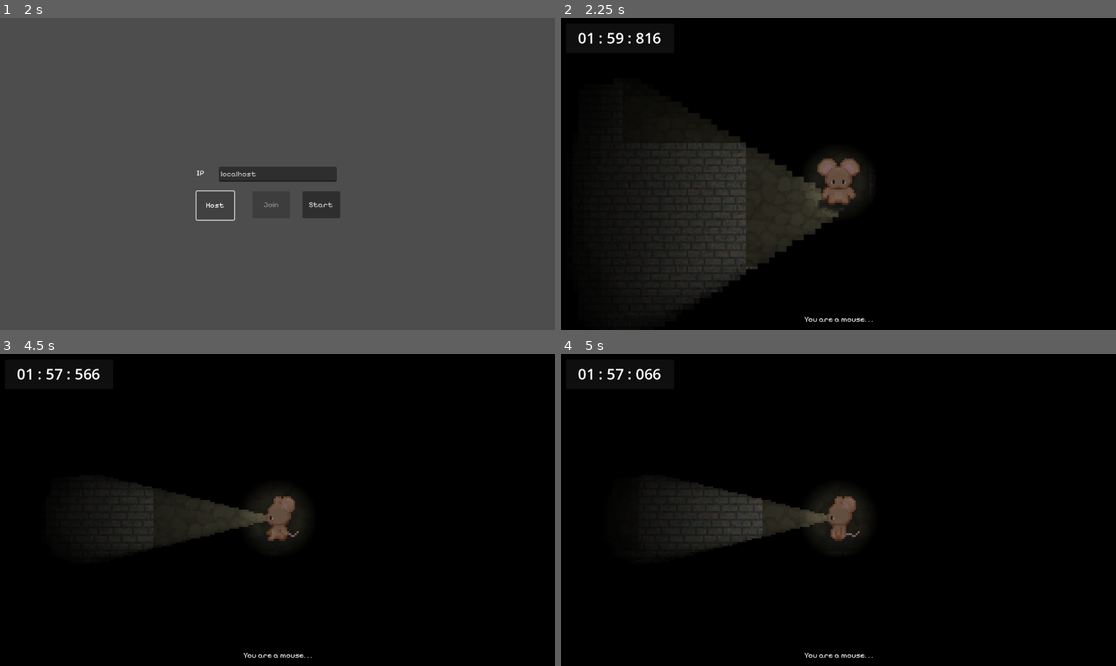
Above: before the commit, frames 1-4 (two rows, left to right).
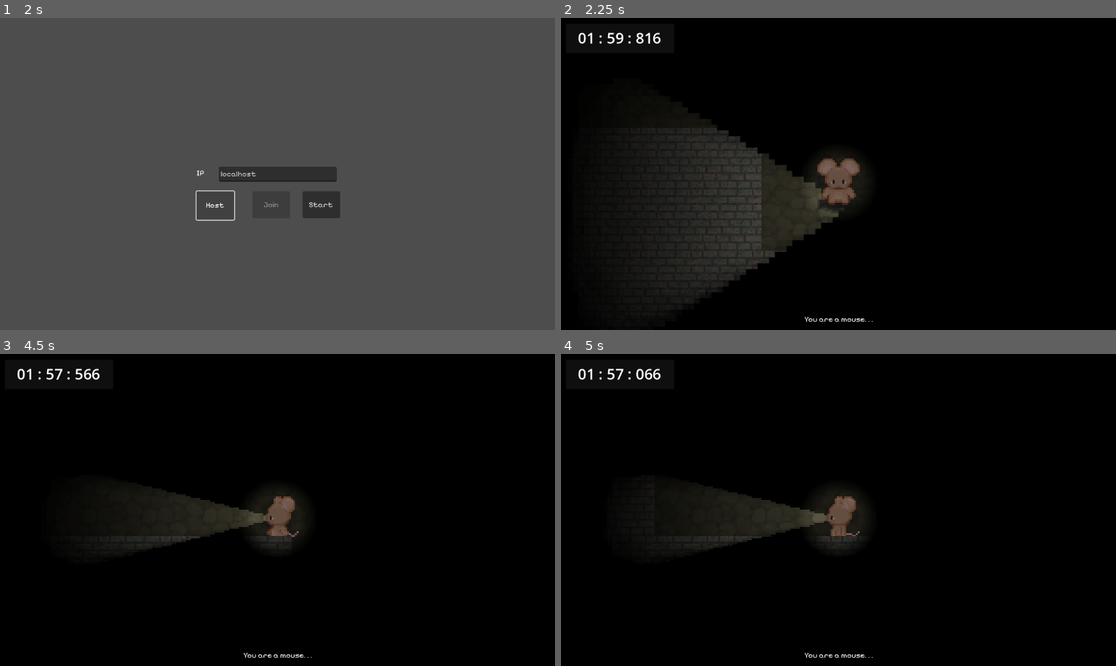
Above: after the commit, the same moments.

Repository: ej31415/Rat
Game: Godot game, scene res://main.tscn
The game is run twice, just before and just after one commit, with the same random seed, the same clock (stepped at 60 frames per second) and the same inputs.
Inputs:
- Up to frame 1 (2 s): tap Enter at 0.5 s; hold W (UP) 0.53-1.25 s; hold X (ATTACK) 0.53-1.25 s; click "Host" at 1.25 s
- Up to frame 2 (2.25 s): click "Start" at 2 s
- Up to frame 3 (4.5 s): hold W (UP) 2.78-3.53 s; tap Shift (SHIFT) at 2.85, 4.35 s; hold X (ATTACK) 3.53-4.28 s; hold A (LEFT) from 3.53 s (still down)
- Up to frame 4 (5 s): keep holding A (LEFT)

Frame 1 is identical in both runs. In frame 2, 0.5% of the frame differs, in the area x 23-39%, y 35-83%; in frame 3, less than 0.1%; in frame 4, 0.4%.

Commit message:
fix inconsistent spawn points across all players

Diff:
--- a/main.gd
+++ b/main.gd
@@ -61,7 +61,7 @@
 		if child.has_method("starter"):
 			child.starter(true_roles)
 			child.visible = true
-			child.position = $Map.get_start_position()
+			child.position = $Map.get_start_position(maze, offset)
 			# spaghetti code >.<
 			var temp = child.starter(true_roles)
 			if temp != "":
@@ -78,6 +78,7 @@
 func _on_timer_timeout() -> void:
 	_end_game(false)
 
+@rpc("any_peer", "call_local", "reliable")
 func _end_game(mice_win: bool) -> void:
 	print("game ended!!!")
 	game_ended = true
@@ -100,7 +101,7 @@
 	for player in get_tree().get_nodes_in_group("player"):
 		var player_tile = $Map/Exit.local_to_map(player.global_position)
 		if $Map/Exit.get_cell_source_id(player_tile) != -1 and not game_ended and player.get_role() != "rat":
-			_end_game(true)
+			_end_game.rpc(true)
 
 func _on_again_button_pressed() -> void:
 	# make a new maze
--- a/map.gd
+++ b/map.gd
@@ -2,7 +2,6 @@
 
 var final_maze
 var final_offset
-var final_start_position
 var on_exit
 
 func _init_matrix(m: int, n: int, val: int) -> Array:
@@ -58,11 +57,11 @@
 	return mat
 
 # Returns the local coordinates of one of the maze's starting tiles.
-func _get_start_position(mat: Array) -> Vector2i:
+func get_start_position(mat: Array, offset: Vector2i) -> Vector2i:
 	for r in range(len(mat)-1, -1, -1):
 		var c := (mat[r] as Array).find(0)
 		if c != -1:
-			return Vector2i(r, c)
+			return $Floor.map_to_local(Vector2i(c, r) + offset) + ($Floor.tile_set.tile_size as Vector2)*Vector2(0.75, -0.75)
 	return Vector2i()
 
 func _add_end_tiles(mat: Array) -> Array:
@@ -224,24 +223,19 @@
 
 # Called when the node enters the scene tree for the first time.
 func _ready() -> void:
-	var maze := _horizontal_stretch(_vertical_stretch(generate_maze(15, 15), 2), 2)
+	var maze := _horizontal_stretch(_vertical_stretch(generate_maze(5, 5), 2), 2)
 	maze = _add_end_tiles(_adjust_wall_types(_extend_outer_walls(maze, 4)))
 	_pretty_print_mat(maze)
 	var offset := Vector2i(-len(maze[0])/2, -len(maze)-1)
 	build_maze(maze, offset)
 	final_maze = maze
 	final_offset = offset
-	var pos := _get_start_position(maze)
-	final_start_position = $Floor.map_to_local(Vector2i(pos.y, pos.x) + offset) + ($Floor.tile_set.tile_size as Vector2)*Vector2(1, -1)
 
 func get_maze():
 	return final_maze
 
 func get_offset():
 	return final_offset
-
-func get_start_position():
-	return final_start_position
 
 # Called every frame. 'delta' is the elapsed time since the previous frame.
 func _process(delta: float) -> void:
